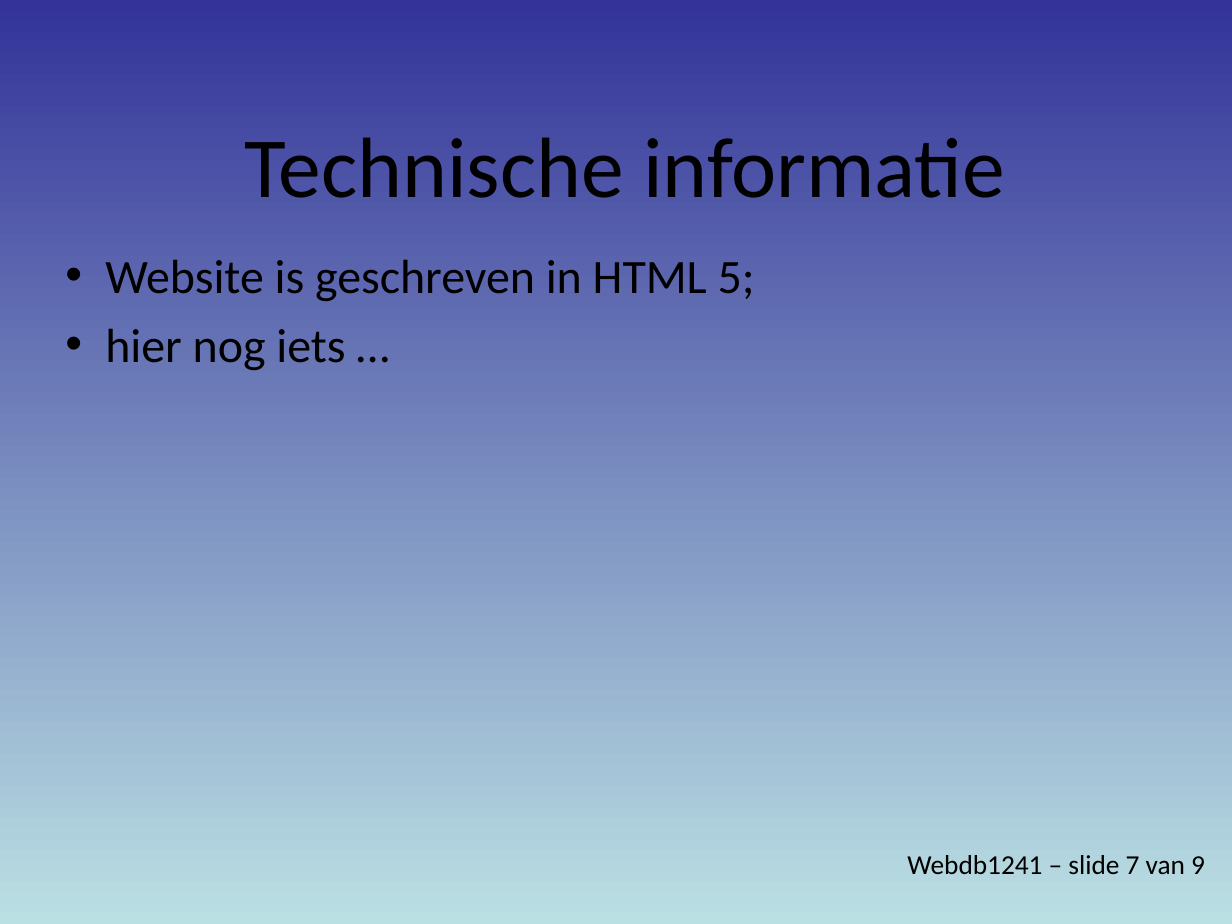
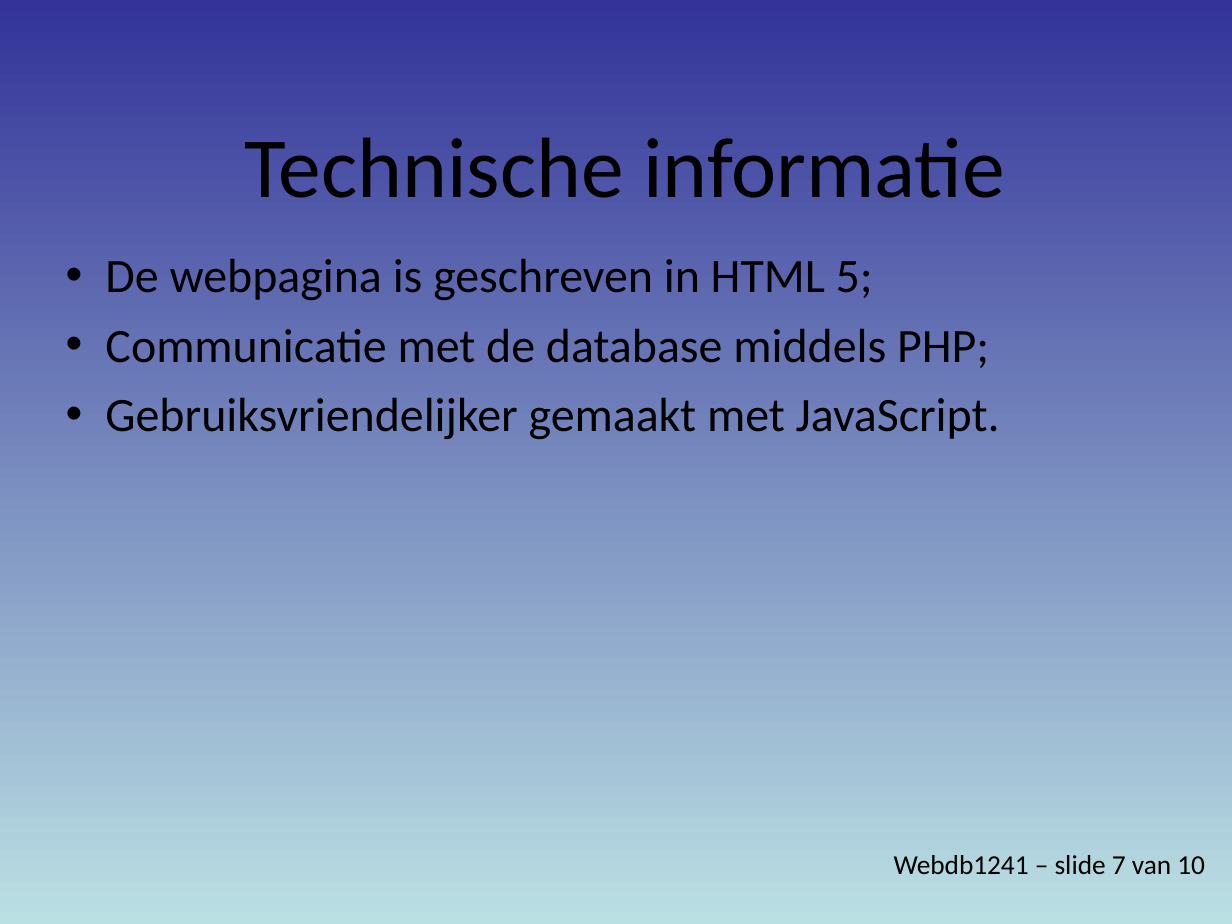
Before and after one commit to MaartenJager/Public_Agenda, a slide deck: slide 7 of Presentation1.ppt. Drawn at 1232x924 pixels with LibreOffice and Linux fonts; fonts in the diff are those of the drawing. Boxes give left, top, right and bottom in pixels: in the first picture for what was removed or moved away, otherwise in the second. Text is boxed around its words. In the diff, an @@ line names an element or a change of style, - is before the commit and + after.

```diff
--- a/Presentation1.ppt
+++ b/Presentation1.ppt
@@ subtitle at [105, 258, 1000, 439]: text changed @@
-• Website is geschreven in HTML 5;
-• hier nog iets …
+• De webpagina is geschreven in HTML 5;
+• Communicatie met de database middels PHP;
+• Gebruiksvriendelijker gemaakt met JavaScript.
@@ text at [894, 855, 1205, 874]: text changed @@
-Webdb1241 – slide 7 van 9
+Webdb1241 – slide 7 van 10
```
Also in this commit, not shown: 7 other slides changed, 1 slide added, 1 other file.
